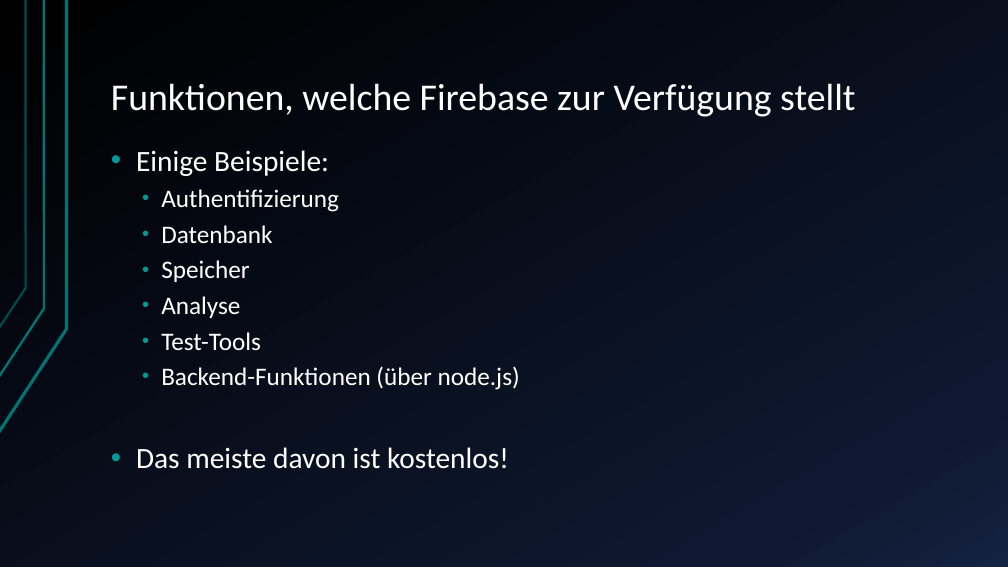
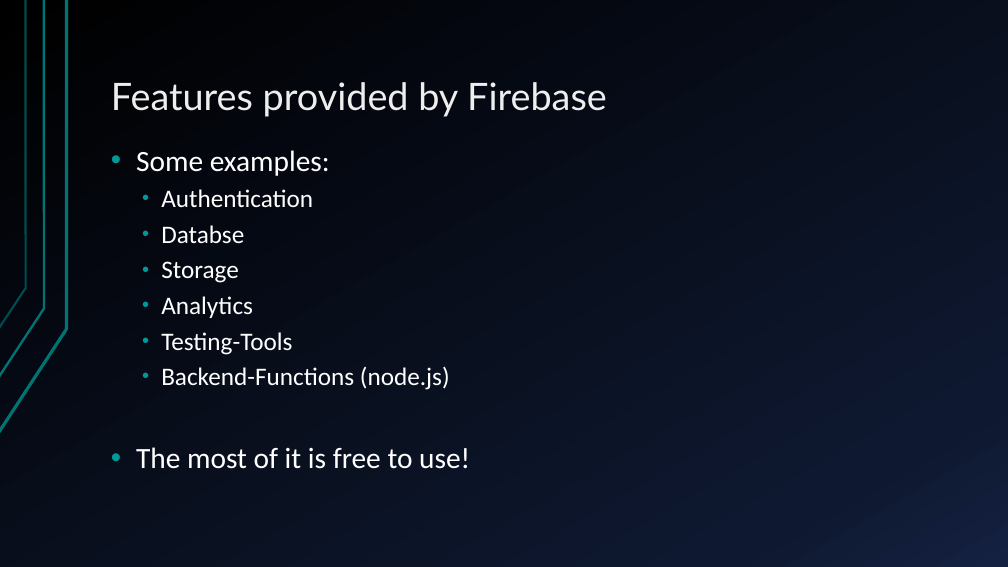
Before and after one commit to blitzdose/AndroidStudio_Firebase_Presentation, a slide deck: slide 4 of Firebase Integration in Android.pptx. Drawn at 1008x567 pixels with LibreOffice and Linux fonts; fonts in the diff are those of the drawing. Boxes give left, top, right and bottom in pixels: in the first picture for what was removed or moved away, otherwise in the second. Text is boxed around its words. In the diff, an @@ line names an element or a change of style, - is before the commit and + after.

```diff
--- a/Firebase Integration in Android.pptx
+++ b/Firebase Integration in Android.pptx
@@ title at box(111, 82, 607, 117): text changed; font Calibri to Lato; text colour #FFFFFF to #EEEEEE @@
-Funktionen, welche Firebase zur Verfügung stellt
+Features provided by Firebase
@@ text at box(136, 150, 470, 469): text changed @@
-• Einige Beispiele:
-  • Authentifizierung
-  • Datenbank
-  • Speicher
-  • Analyse
-  • Test-Tools
-  • Backend-Funktionen (über node.js)
-• Das meiste davon ist kostenlos!
+• Some examples:
+  • Authentication
+  • Databse
+  • Storage
+  • Analytics
+  • Testing-Tools
+  • Backend-Functions (node.js)
+• The most of it is free to use!
```
Also in this commit, not shown: 5 other slides changed.
